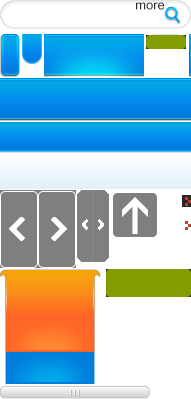
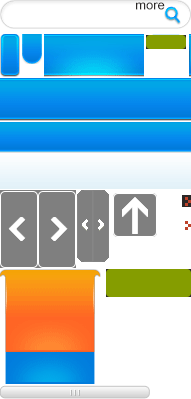
Two versions of the same layered image (191 x 399). Layer-by-layer changes:
added layer "圆角矩形 1 拷贝 2" above "圆角矩形 1 拷贝" over [113, 193, 157, 237]
painted on "圆角矩形 1 拷贝" over [122, 197, 148, 234]
